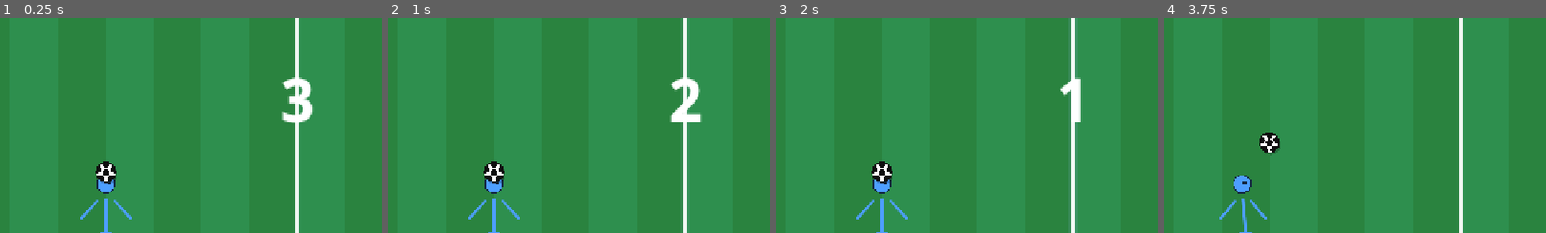
Above: before the commit, frames 1-4 (left to right).
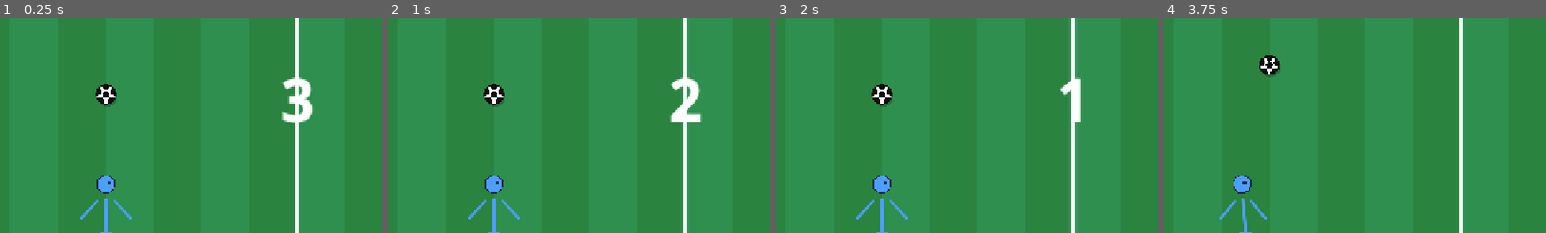
Above: after the commit, the same moments.

Repository: lukalklikadze/fighting-game
Game: Godot game, scene res://minigames/juggling/scenes/Juggling.tscn
Two runs of this game, one before a commit and one after it. Both use one fixed random seed, a clock stepped at 60 frames per second and the inputs below. This scene is started directly instead of the project's main scene.
Inputs (mouse positions are % of the whole screen's width and height, from its top left):
- Up to frame 1 (0.25 s): no input
- Up to frame 2 (1 s): tap Enter at 0.5 s; move the mouse to (72, 45) at 0.52 s; hold D from 0.53 s (still down); hold Enter from 0.53 s (still down); click (72, 45) at 0.67 s; tap Space at 0.77 s
- Up to frame 3 (2 s): tap Space at 1.25, 1.52 s; move the mouse to (30, 55) at 1.27 s; release D at 1.28 s; release Enter at 1.28 s; hold A from 1.28 s (still down); tap Keypad Enter at 1.35 s
- Up to frame 4 (3.75 s): move the mouse to (60, 28) at 2.02 s; release A at 2.03 s; hold D 2.03-3.53 s; tap Backspace at 2.1 s; tap Enter at 2.75, 2.85 s; move the mouse to (45, 70) at 2.77 s; click (45, 70) at 2.92 s; tap Space at 3.02, 3.5 s; move the mouse to (80, 65) at 3.52 s; hold A from 3.53 s (still down); hold Keypad Enter from 3.53 s (still down)
The pictures show only the part of the screen within x 11-61%, y 32-82%; the shares and areas given below are measured in that part.

The runs differ from the first frame. In frame 1, 0.9% of the frame differs, in the area x 25-31%, y 30-78%; in frame 2, 0.9%; in frame 3, 0.9%; in frame 4, 0.9%.

Commit message:
Juggling: foot-contact kick, ball spawn center, no banner background
Kick impulse now applies mid-swing when the foot geometry actually reaches
the ball (right or left), fixing the left-kick miss. Ball spawns at the
visual center of the player's screen half. WINNER/LOSER labels no longer
have a dark rect background.

Co-Authored-By: Claude Sonnet 4.6 <noreply@anthropic.com>

Diff:
--- a/minigames/juggling/scripts/juggling.gd
+++ b/minigames/juggling/scripts/juggling.gd
@@ -52,6 +52,7 @@
 var my_bvel   := Vector2.ZERO
 var my_kick       := 0.0    # remaining kick animation time
 var my_kick_right := true   # which leg is swinging
+var my_kick_hit   := false  # impulse already applied this swing
 var my_alive  := true
 var my_ramp_t := 0.0
 var my_speed  := 1.0    # kick velocity multiplier; grows over time
@@ -90,7 +91,7 @@
 	_font = chubby
 	solo    = true
 	am_host = true
-	my_ball = Vector2(HALF_W / 2.0, GROUND_Y - 160.0)
+	my_ball = Vector2(HALF_W / 2.0, SH / 2.0)
 	my_bvel = Vector2(randf_range(-80.0, 80.0), -380.0)
 	_run_countdown()
 
@@ -124,7 +125,20 @@
 	elif Input.is_key_pressed(KEY_D) or Input.is_key_pressed(KEY_RIGHT): my_vx =  MOVE_SPD
 	my_x    = clamp(my_x + my_vx * delta, FIG_MIN_X, FIG_MAX_X)
 	my_lean = lerpf(my_lean, my_vx / MOVE_SPD * 0.38, delta * 9.0)
-	my_kick = max(0.0, my_kick - delta)
+	my_kick = maxf(0.0, my_kick - delta)
+
+	# ── Foot-contact kick detection (applied mid-swing when foot meets ball) ──
+	if my_kick > 0.0 and not my_kick_hit:
+		var p      := sin((1.0 - my_kick / KICK_DURATION) * PI)
+		var hip_x  := my_x
+		var hip_y  := GROUND_Y - LEG_LEN
+		var foot_x := hip_x + (16.0 + p * 56.0) * (1.0 if my_kick_right else -1.0)
+		var foot_y := hip_y + LEG_LEN * 0.78 - p * 42.0
+		if absf(my_ball.x - foot_x) < BALL_R + 20.0 and absf(my_ball.y - foot_y) < BALL_R + 26.0:
+			my_kick_hit = true
+			var dir_x := (my_ball.x - my_x) * 1.3
+			var rnd_x := randf_range(-KICK_RAND_X, KICK_RAND_X)
+			my_bvel   = Vector2(dir_x + rnd_x, KICK_VEL_Y) * my_speed
 
 	# ── Ball physics ─────────────────────────────────────────────────────────
 	my_bvel.y += GRAVITY * delta
@@ -163,13 +177,8 @@
 
 func _kick() -> void:
 	my_kick_right = my_ball.x >= my_x
-	my_kick = KICK_DURATION
-	var dx      := absf(my_ball.x - my_x)
-	var ball_h  := GROUND_Y - my_ball.y   # distance above ground (positive = airborne)
-	if dx < KICK_RANGE_X and ball_h >= 0.0 and ball_h < KICK_RANGE_Y:
-		var dir_x := (my_ball.x - my_x) * 1.3              # kick away from body
-		var rnd_x := randf_range(-KICK_RAND_X, KICK_RAND_X)
-		my_bvel   = Vector2(dir_x + rnd_x, KICK_VEL_Y) * my_speed
+	my_kick       = KICK_DURATION
+	my_kick_hit   = false
 
 # ══════════════════════════════════ RPCs ══════════════════════════════════════
 @rpc("any_peer", "call_remote", "unreliable")
@@ -467,13 +476,9 @@
 	var you_col  := Color("#3ddc84") if you_win else Color("#ff5555")
 	var opp_col  := Color("#ff5555") if you_win else Color("#3ddc84")
 	var fs  := 80
-	var bw  := 370.0
-	var bh  := 104.0
 	var lc  := Vector2(float(HALF_W) * 0.5, float(SH) * 0.5)
 	var rc  := Vector2(float(HALF_W) * 1.5, float(SH) * 0.5)
-	draw_rect(Rect2(lc.x - bw * 0.5, lc.y - bh * 0.5, bw, bh), Color(0, 0, 0, 0.75))
 	_lbl_outlined(lc, you_text, you_col, fs)
-	draw_rect(Rect2(rc.x - bw * 0.5, rc.y - bh * 0.5, bw, bh), Color(0, 0, 0, 0.75))
 	_lbl_outlined(rc, opp_text, opp_col, fs)
 
 
